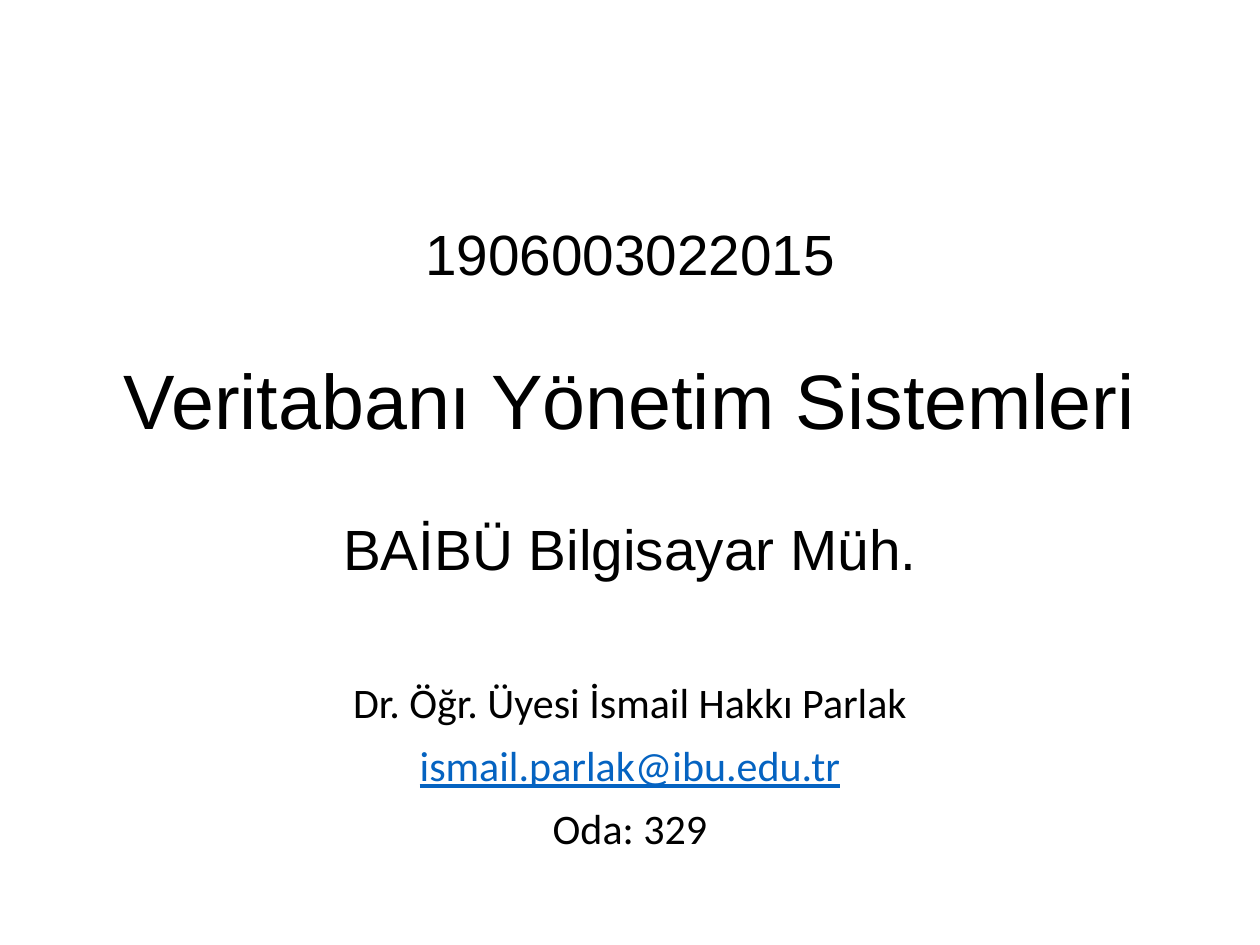
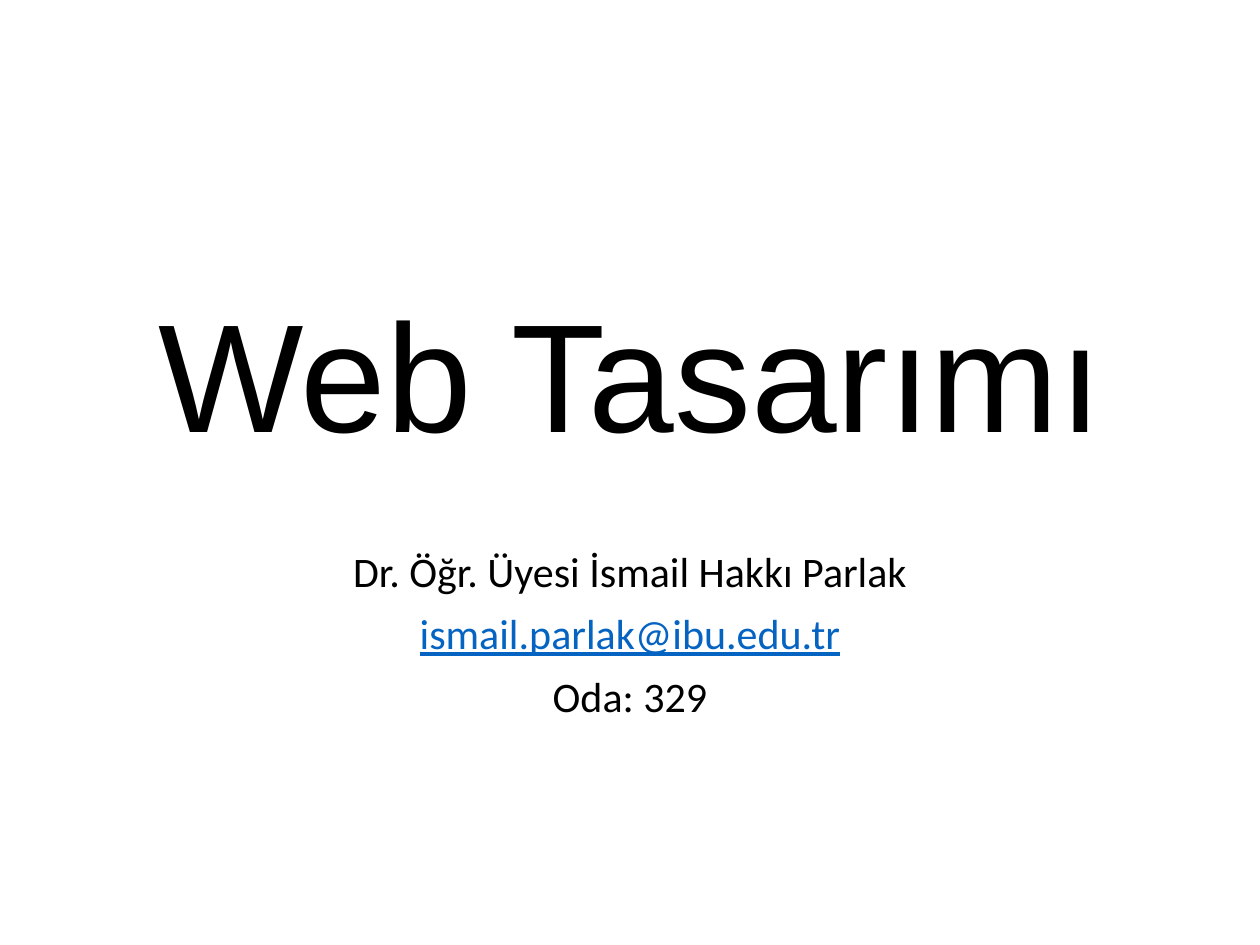
Before and after one commit to ihpar/web, a slide deck: slide 1 of Slides/Ders 0.pptx. Drawn at 1260x945 pixels with LibreOffice and Linux fonts; fonts in the diff are those of the drawing. Boxes give left, top, right and bottom in pixels: in the first picture for what was removed or moved away, otherwise in the second. Text is boxed around its words. In the diff, an @@ line names an element or a change of style, - is before the commit and + after.

```diff
--- a/Slides/Ders 0.pptx
+++ b/Slides/Ders 0.pptx
@@ title at box(158, 320, 1102, 434): text changed; size 32.4 to 88 pt @@
-1906003022015
-Veritabanı Yönetim Sistemleri
-BAİBÜ Bilgisayar Müh.
+Web Tasarımı
@@ subtitle "Dr. Öğr. Üyesi İsmail Hakkı ...": place and size @@
-subtitle "Dr. Öğr. Üyesi İsmail Hakkı ..." at box(353, 684, 906, 845)
+subtitle "Dr. Öğr. Üyesi İsmail Hakkı ..." at box(353, 552, 906, 713)
```
Also in this commit, not shown: 1 other slide changed, 6 slides added, 1 slide removed.
